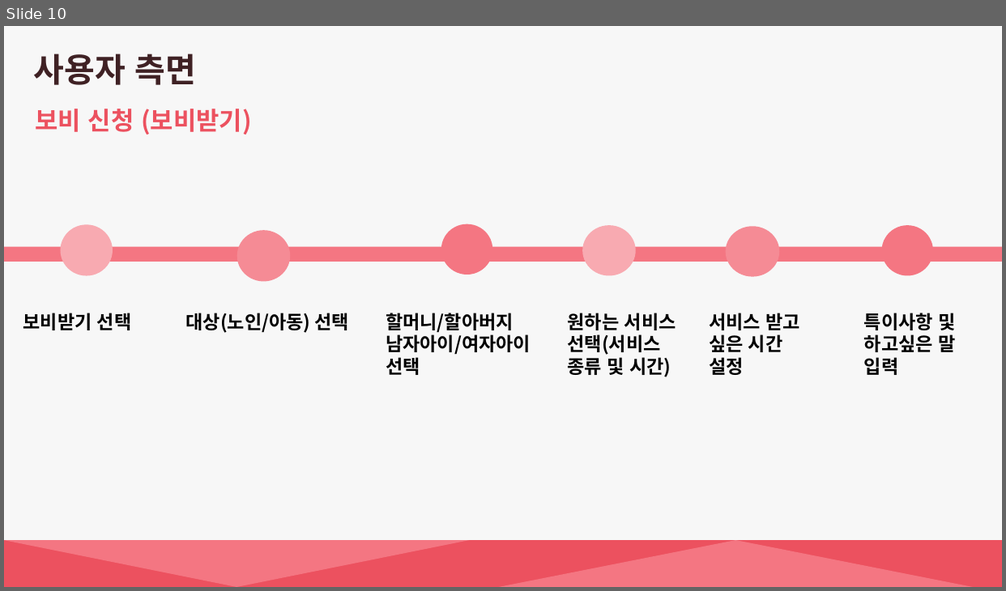
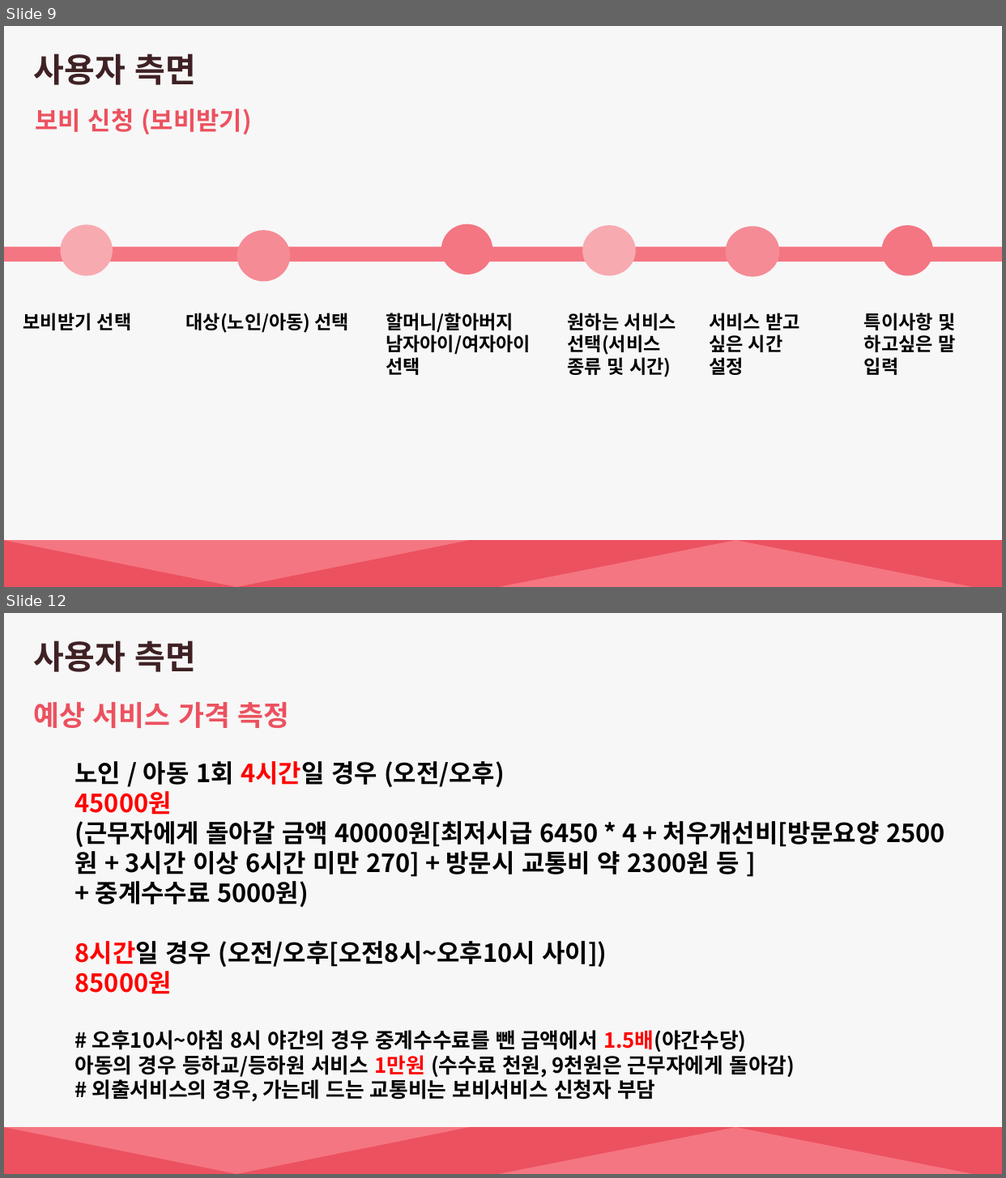
Before and after one commit to sejong10/sj_rep1, a slide deck: 언어데이터 PPT.pptx. Shown one above the other, each under a label of ours: slide 10 before the commit, slides 9 and 12 after it; the slides between them are not shown. The pictures are 1006x591 and 1006x1178 pixels, drawn with LibreOffice and Linux fonts; fonts in the diff are those of the drawing. Boxes give left, top, right and bottom in pixels: in the first picture for what was removed or moved away, otherwise in the second. Text is boxed around its words. In the diff, an @@ line names an element or a change of style, - is before the commit and + after.

```diff
--- a/언어데이터 PPT.pptx
+++ b/언어데이터 PPT.pptx
@@ slide 12 added at <box>4,613,1002,1174</box>, background #F7F7F7 @@
@@ text added at <box>33,641,196,672</box>, 32 pt, text #3F2124, bold @@
+사용자 측면
@@ text added at <box>33,702,290,728</box>, 27 pt, text #EC515F, bold @@
+예상 서비스 가격 측정
@@ text added at <box>75,761,880,1102</box>, 24 pt, text #000000, bold @@
+노인 / 아동 1회 4시간일 경우 (오전/오후)
+45000원
+(근무자에게 돌아갈 금액 40000원[최저시급 6450 * 4 + 처우개선비[방문요양 2500원 + 3시간 이상 6시간 미만 270] + 방문시 교통비 약 2300원 등 ]
++ 중계수수료 5000원)
+8시간일 경우 (오전/오후[오전8시~오후10시 사이])
+85000원
+# 오후10시~아침 8시 야간의 경우 중계수수료를 뺀 금액에서 1.5배(야간수당)
+아동의 경우 등하교/등하원 서비스 1만원 (수수료 천원, 9천원은 근무자에게 돌아감)
+# 외출서비스의 경우, 가는데 드는 교통비는 보비서비스 신청자 부담
@@ rectangle added at <box>4,1127,1002,1174</box>, fill #EC515F @@
@@ triangle added at <box>4,1127,470,1174</box>, fill #F47682 @@
@@ triangle added at <box>499,1127,973,1174</box>, fill #F47682 @@
@@ what was slide 10 is now slide 9 @@
```
Also in this commit, not shown: 3 slides changed, 2 other slides added.
